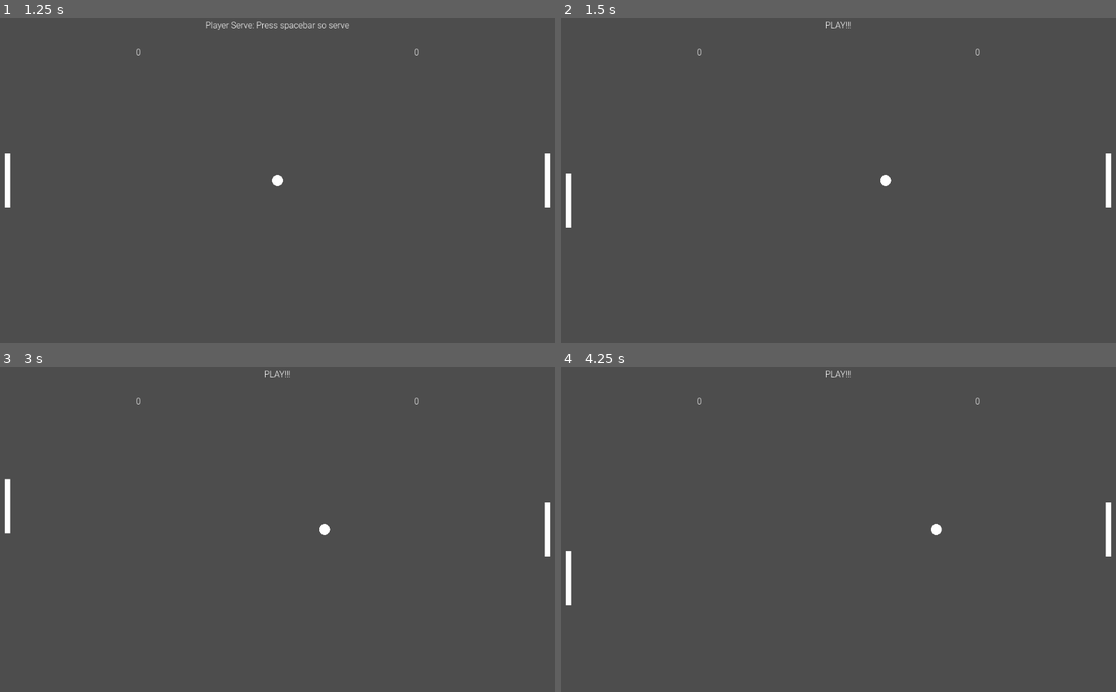
Above: before the commit, frames 1-4 (two rows, left to right).
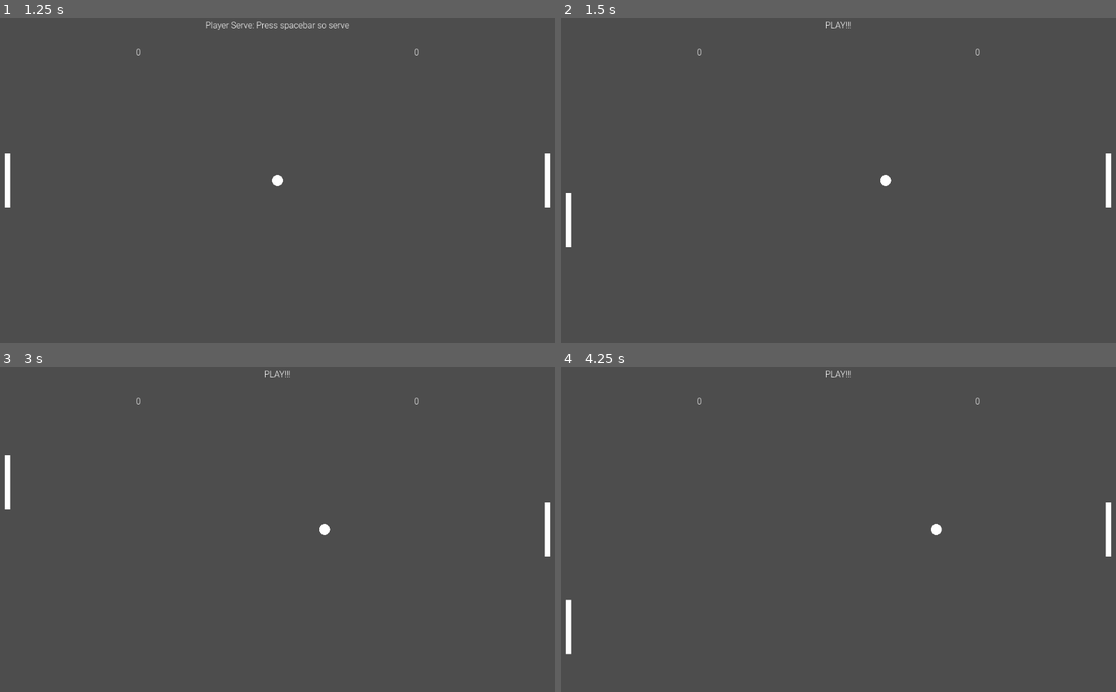
Above: after the commit, the same moments.

Repository: KobyS82/Pong-Remake
Game: Godot game, scene res://pong-03/PongGame.tscn
Same seed, same stepped clock (60 frames per second), same inputs: the game is played once before the commit and once after it.
Inputs:
- Up to frame 1 (1.25 s): tap Enter at 0.5 s; hold W from 0.53 s (still down); tap Space at 0.77 s
- Up to frame 2 (1.5 s): tap Space at 1.25 s; release W at 1.28 s; hold S from 1.28 s (still down)
- Up to frame 3 (3 s): tap Space at 1.52, 2.75 s; tap Enter at 2 s; release S at 2.03 s; hold W from 2.03 s (still down)
- Up to frame 4 (4.25 s): tap Space at 3.02, 3.77 s; tap Enter at 3.5 s; release W at 3.53 s; hold S from 3.53 s (still down)

Frame 1 is identical in both runs. In frame 2, 0.1% of the frame differs, in the area x 0-2%, y 47-71%; in frame 3, 0.1%; in frame 4, 0.3%, in the area x 0-2%, y 56-89%.

Commit message:
refactored paddle and player paddle

Diff:
--- a/pong-03/GameState.gd
+++ b/pong-03/GameState.gd
@@ -12,6 +12,7 @@
 @onready var screenBox: BoundBox = BoundBox.new(screen)
 # object instancing
 @onready var ball: Ball = Ball.new(screenBox.getCenter())
+@onready var playerPaddle: PlayerPaddle = PlayerPaddle.new(screenBox)
 
 # paddle variables
 var paddleColor = Color.WHITE
@@ -27,10 +28,6 @@
 var halfWidthFont
 var heightFont
 var stringValue = "Start a game by pressing the spacebar"
-
-# player paddle
-@onready var playerPosition = Vector2(paddlePadding, screenBox.getHalfHeight() - halfPaddleHeight)
-@onready var playerRectangle = Rect2(playerPosition, paddleSize)
 
 # ai paddle
 @onready var aiPosition = Vector2(screenBox.getSize().x - (paddlePadding + paddleSize.x), screenBox.getHalfHeight() - halfPaddleHeight)
@@ -62,6 +59,7 @@
 
 func _ready() -> void:
 	add_child(ball)
+	add_child(playerPaddle)
 
 	font.font_data = robotoFile
 	font.fixed_size = fontSize
@@ -116,6 +114,7 @@
 				currentGameState = GAME_STATE.PLAY
 				deltaKeyPress = RESET_DELTA_KEY
 		GAME_STATE.PLAY:
+			playerPaddle.checkMovement(delta)
 			changeString("PLAY!!!")
 			if(Input.is_key_pressed(KEY_SPACE) and
 			deltaKeyPress > MAX_KEY_TIME):
@@ -144,20 +143,12 @@
 				ball.inverseYSpeed()
 
 			# sectioning off the paddle to give it some y speed based on where it hits the  paddle
-			if(Collisions.pointToRectangle(ball.getPosition(), Rect2(playerPosition, paddleSize))):
+			if(Collisions.pointToRectangle(ball.getPosition(), playerPaddle.getRect())):
 				ball.inverseXSpeed()
 
 			if(Collisions.pointToRectangle(ball.getPosition(), Rect2(aiPosition, paddleSize))):
 				ball.inverseXSpeed()
 
-			if(Input.is_key_pressed(KEY_W)):
-				playerPosition.y += -playerSpeed * delta
-				playerPosition.y = clamp(playerPosition.y, 0.0, screenBox.getSize().y - paddleSize.y)
-				playerRectangle = Rect2(playerPosition, paddleSize)
-			if(Input.is_key_pressed(KEY_S)):
-				playerPosition.y += playerSpeed * delta
-				playerPosition.y = clamp(playerPosition.y, 0.0, screenBox.getSize().y - paddleSize.y)
-				playerRectangle = Rect2(playerPosition, paddleSize)
 
 			# ai paddle will chase the ball
 			if ball.getPosition().y > aiPosition.y + (paddleSize.y/2 + 10):
@@ -170,7 +161,6 @@
 			queue_redraw()
 
 func _draw() -> void:
-	draw_rect(playerRectangle, paddleColor)
 	draw_rect(aiRectangle, paddleColor)
 	draw_string(font, stringPosition, stringValue)
 	draw_string(font, playerScorePosition, playerScoreText)
@@ -180,9 +170,7 @@
 	aiPosition = Vector2(screenBox.getSize().x - (paddlePadding + paddleSize.x), screenBox.getHalfHeight() - halfPaddleHeight)
 	aiRectangle = Rect2(aiPosition, paddleSize)
 
-	playerPosition = Vector2(paddlePadding, screenBox.getHalfHeight() - halfPaddleHeight)
-	playerRectangle = Rect2(playerPosition, paddleSize)
-
+	playerPaddle.resetPosition()
 	ball.resetBall(isPlayerServe)
 
 func changeString(newStringValue):
--- /dev/null
+++ b/pong-03/Paddle/Paddle.gd
@@ -0,0 +1,44 @@
+extends Node2D
+
+class_name Paddle
+
+# paddle variables
+var _color: Color = Color.WHITE
+var _size: Vector2 = Vector2(10.0,100.0)
+var _padding: float = 10.0
+var _speed: Vector2 = Vector2(0.0, 400.0) # moves only in the y-axis
+var _resetSpeed: Vector2 = _speed
+var _halfHeight: float = _size.y/2.0
+
+# handled by subclass
+var _rect: Rect2
+var _pos: Vector2
+var _resetPos: Vector2
+var _boundBox: BoundBox
+
+func _draw() -> void:
+	draw_rect(_rect, _color)
+
+func getHeight() -> float:
+	return _halfHeight
+
+func getRect() -> Rect2:
+	return _rect
+
+func resetPosition() -> void:
+	_pos = _resetPos
+	_rect = Rect2(_pos, _size)
+	queue_redraw()
+
+func updatePosition() -> void:
+	_pos.y = clamp(_pos.y, _boundBox.getPosition().y, _boundBox.getSize().y - _size.y)
+	_rect = Rect2(_pos, _size)
+	queue_redraw()
+
+# Overidden subclass
+func moveUp(delta: float) -> void:
+	assert(false, "Methed moveUp has not been overridden")
+
+# Overidden subclass
+func moveDown(delta: float) -> void:
+	assert(false, "Methed moveDown has not been overridden")
--- /dev/null
+++ b/pong-03/Paddle/PlayerPaddle.gd
@@ -0,0 +1,23 @@
+extends Paddle
+
+class_name PlayerPaddle
+
+func _init(box:BoundBox) -> void:
+	_boundBox = box
+	_pos = Vector2(_padding, _boundBox.getHalfHeight() - _halfHeight)
+	_resetPos = _pos
+	_rect = Rect2(_pos, _size)
+
+func checkMovement(delta: float):
+	if(Input.is_key_pressed(KEY_W)):
+		moveUp(delta)
+		updatePosition()
+	if(Input.is_key_pressed(KEY_S)):
+		moveDown(delta)
+		updatePosition()
+
+func moveUp(delta: float) -> void:
+	_pos.y -= _speed.y * delta
+
+func moveDown(delta: float) -> void:
+	_pos.y += _speed.y * delta
